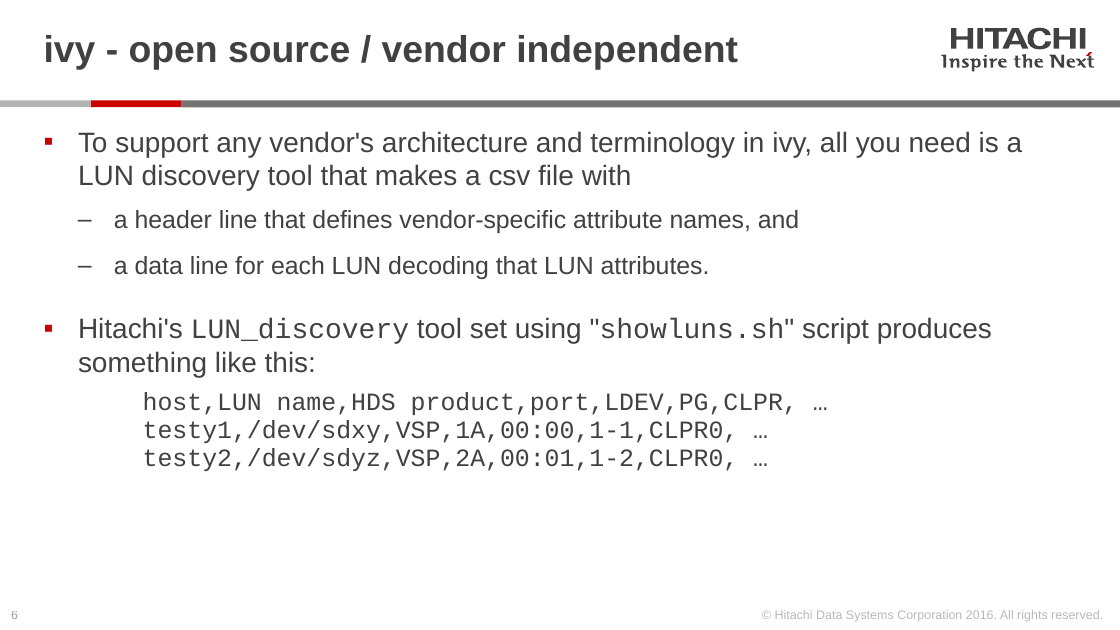
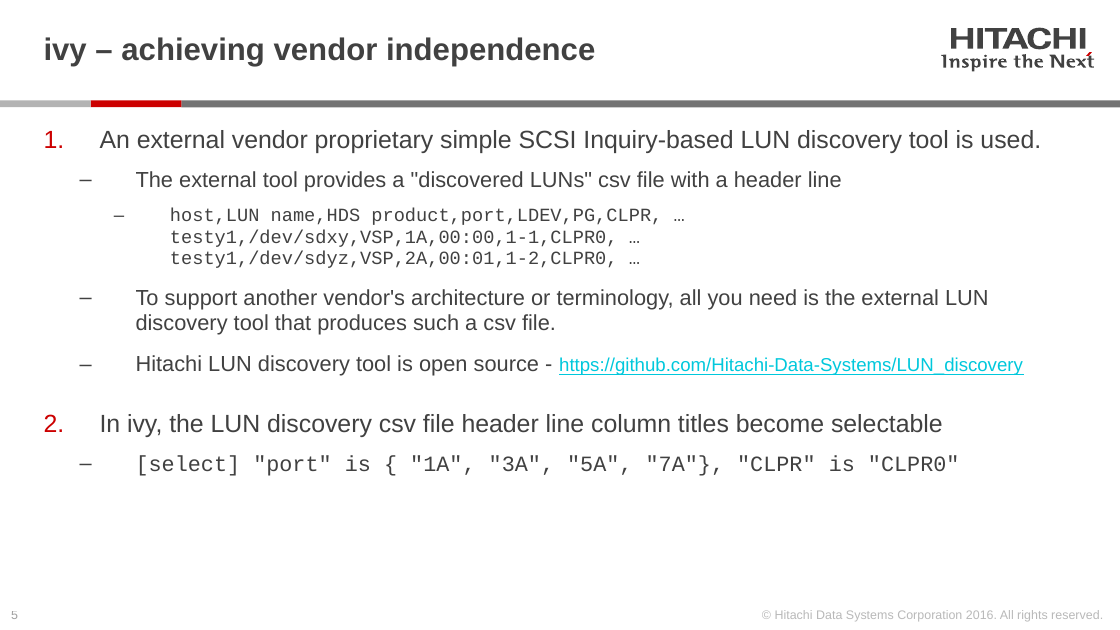
Before and after one commit to Hitachi-Data-Systems/ivy, a slide deck: slide 5 of doc/01.Introduction_to_ivy.pptx (slide 6 before the commit). Drawn at 1120x630 pixels with LibreOffice and Linux fonts; fonts in the diff are those of the drawing. Boxes give left, top, right and bottom in pixels: in the first picture for what was removed or moved away, otherwise in the second. Text is boxed around its words. In the diff, an @@ line names an element or a change of style, - is before the commit and + after.

```diff
--- a/doc/01.Introduction_to_ivy.pptx
+++ b/doc/01.Introduction_to_ivy.pptx
@@ title at [44,37,595,67]: text changed; size 24 to 20 pt @@
-ivy - open source / vendor independent
+ivy – achieving vendor independence
@@ text at [100,130,1041,476]: text changed; size 16 to 14 pt @@
-▪ To support any vendor's architecture and terminology in ivy, all you need is a LUN discovery tool that makes a csv file with
-  ‒ a header line that defines vendor-specific attribute names, and
-  ‒ a data line for each LUN decoding that LUN attributes.
-▪ Hitachi's LUN_discovery tool set using "showluns.sh" script produces something like this:
-      host,LUN name,HDS product,port,LDEV,PG,CLPR, …
-      testy1,/dev/sdxy,VSP,1A,00:00,1-1,CLPR0, …
-      testy2,/dev/sdyz,VSP,2A,00:01,1-2,CLPR0, …
+1. An external vendor proprietary simple SCSI Inquiry-based LUN discovery tool is used.
+  ‒ The external tool provides a "discovered LUNs" csv file with a header line
+    ‒ host,LUN name,HDS product,port,LDEV,PG,CLPR, …
+      testy1,/dev/sdxy,VSP,1A,00:00,1-1,CLPR0, …
+      testy1,/dev/sdyz,VSP,2A,00:01,1-2,CLPR0, …
+  ‒ To support another vendor's architecture or terminology, all you need is the external LUN discovery tool that produces such a csv file.
+  ‒ Hitachi LUN discovery tool is open source - https://github.com/Hitachi-Data-Systems/LUN_discovery
+2. In ivy, the LUN discovery csv file header line column titles become selectable
+  ‒ [select] "port" is { "1A", "3A", "5A", "7A"}, "CLPR" is "CLPR0"
```
Also in this commit, not shown: 17 other slides changed, 1 slide added, 2 slides removed, 3 other files.
